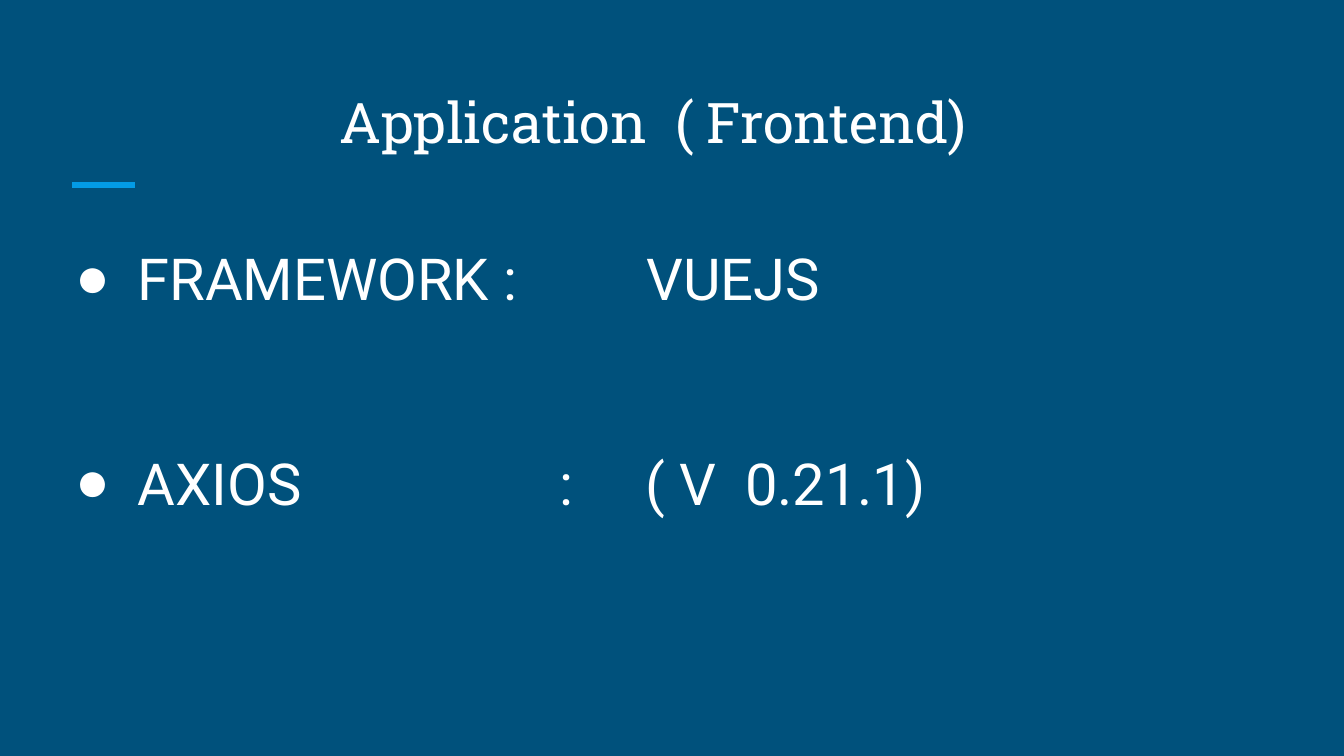
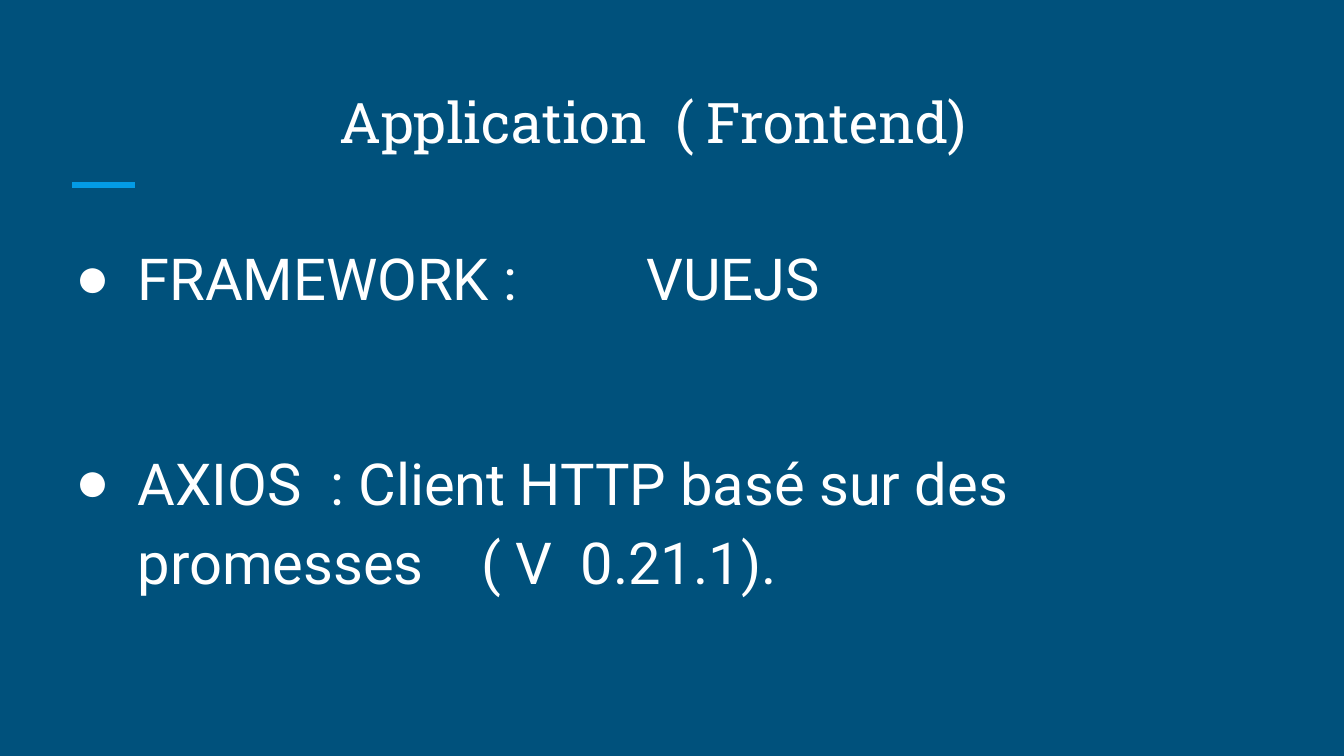
Before and after one commit to MARJAOUI/soutenancep7, a slide deck: slide 5 of Présentation.pptx. Drawn at 1344x756 pixels with LibreOffice and Linux fonts; fonts in the diff are those of the drawing. Boxes give left, top, right and bottom in pixels: in the first picture for what was removed or moved away, otherwise in the second. Text is boxed around its words. In the diff, an @@ line names an element or a change of style, - is before the commit and + after.

```diff
--- a/Présentation.pptx
+++ b/Présentation.pptx
@@ text at box(138, 461, 1008, 597): text changed @@
-● AXIOS : ( V 0.21.1)
+● AXIOS : Client HTTP basé sur des promesses ( V 0.21.1).
```
Also in this commit, not shown: 1 other slide changed, 22 other files.
